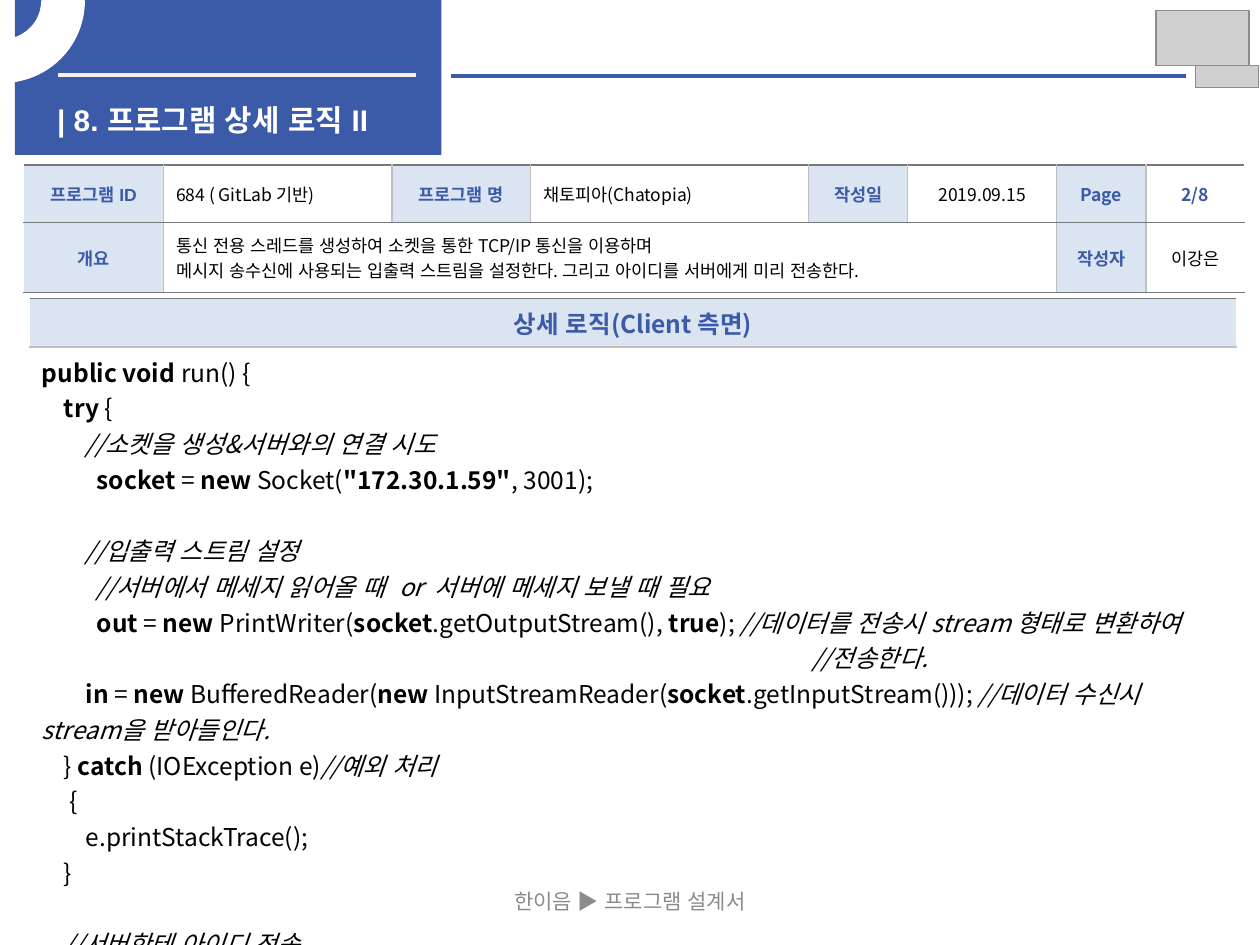
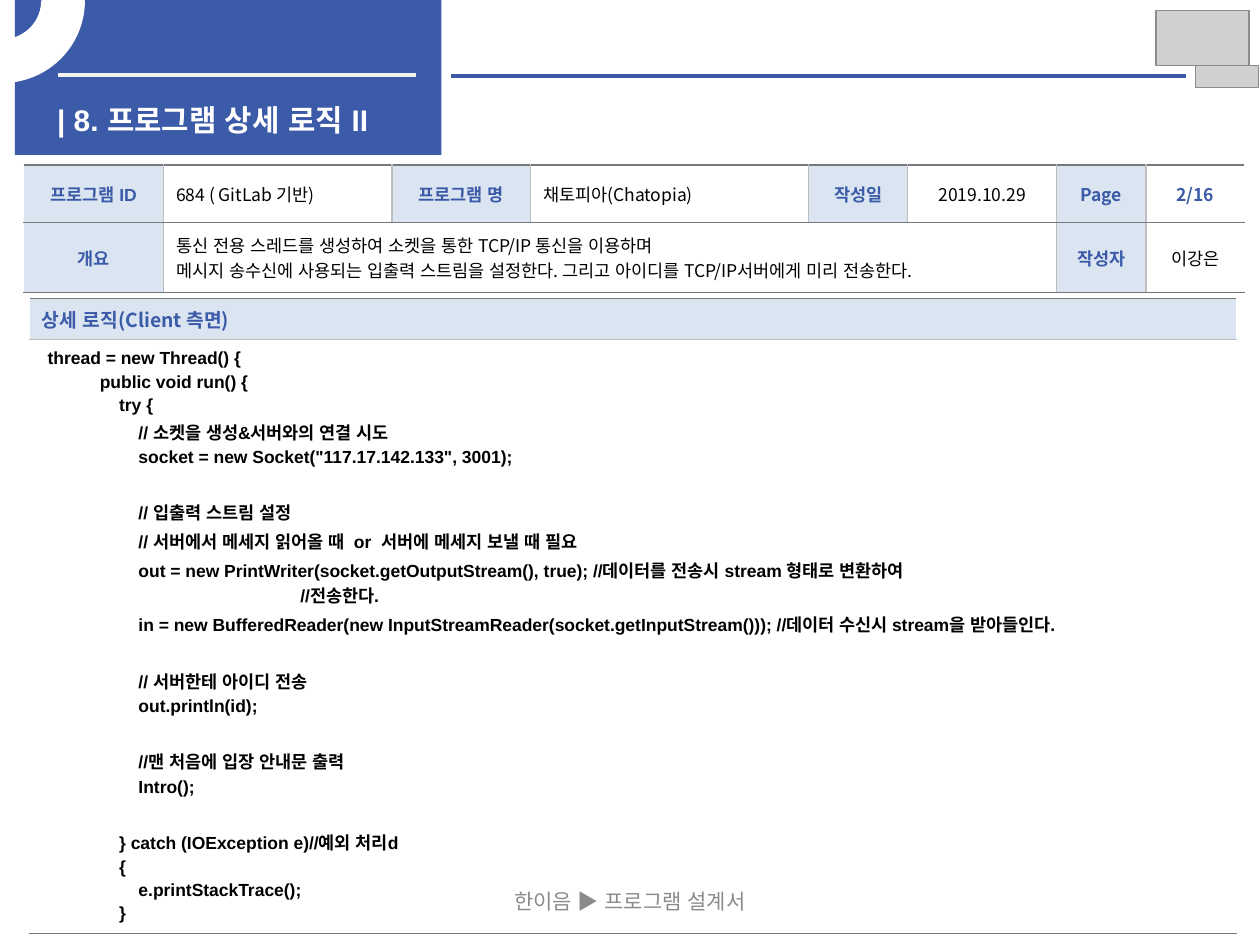
Before and after one commit to jee00609/Chatting, a slide deck: slide 14 of SW개발_HW 제작 설계서.pptx (slide 12 before the commit). Drawn at 1260x945 pixels with LibreOffice and Linux fonts; fonts in the diff are those of the drawing; grey boxes stand for pictures. Boxes give left, top, right and bottom in pixels: in the first picture for what was removed or moved away, otherwise in the second. Text is boxed around its words. In the diff, an @@ line names an element or a change of style, - is before the commit and + after.

```diff
--- a/SW개발_HW 제작 설계서.pptx
+++ b/SW개발_HW 제작 설계서.pptx
@@ table at [23,165,1244,583] @@
-row 1, column 6: 2019.09.15
+row 1, column 6: 2019.10.29
-row 1, column 8: 2/8
+row 1, column 8: 2/16
-row 2, column 2: 통신 전용 스레드를 생성하여 소켓을 통한 TCP/IP 통신을 이용하며 / 메시지 송수신에 사용되는 입출력 스트림을 설정한다. 그리고 아이디를 서버에게 미리 전송한다.
+row 2, column 2: 통신 전용 스레드를 생성하여 소켓을 통한 TCP/IP 통신을 이용하며 / 메시지 송수신에 사용되는 입출력 스트림을 설정한다. 그리고 아이디를 TCP/IP서버에게 미리 전송한다.
@@ table at [29,299,1236,934] @@
@@ row 2, column 1: "public void run() { try { //소켓을 생성&서버와의 연결 시도 socket = new Socket("172.30.1.59", 3001); //입출력 스트림 설정 //서버에서 메세지 읽어올 때 or 서버에 메세지 보낼 때 필요 out = new PrintWriter(socket.getOutputStream(), true); //데이터를 전송시 stream 형태로 변환하여 //전송한다. in = new BufferedReader(new InputStreamReader(socket.getInputStream())); //데이터 수신시 stream을 받아들인다. } catch (IOException e)//예외 처리 { e.printStackTrace(); } //서버한테 아이디 전송 out.println(id);" to "thread = new Thread() { / public void run() { / try { / // 소켓을 생성&서버와의 연결 시도 / socket = new Socket("117.17.142.133", 3001); / // 입출력 스트림 설정 / // 서버에서 메세지 읽어올 때 or 서버에 메세지 보낼 때 필요 / out = new PrintWriter(socket.getOutputStream(), true); //데이터를 전송시 stream 형태로 변환하여 //전송한다. / in = new BufferedReader(new InputStreamReader(socket.getInputStream())); //데이터 수신시 stream을 받아들인다. / // 서버한테 아이디 전송 / out.println(id); / //맨 처음에 입장 안내문 출력 / Intro(); / } catch (IOException e)//예외 처리d / { / e.printStackTrace(); / }" @@
@@ size 14 to 11 pt in "상세 로직(Client 측면)" @@
@@ alignment centre to left @@
```
Also in this commit, not shown: 16 other slides changed, 11 slides added.
